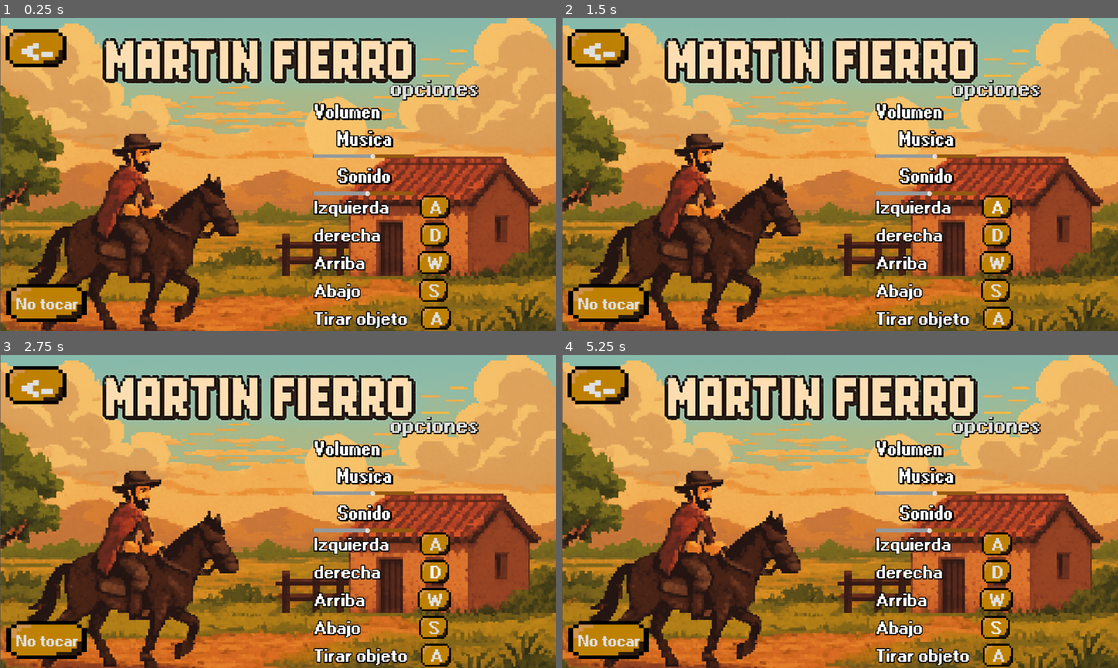
Above: before the commit, frames 1-4 (two rows, left to right).
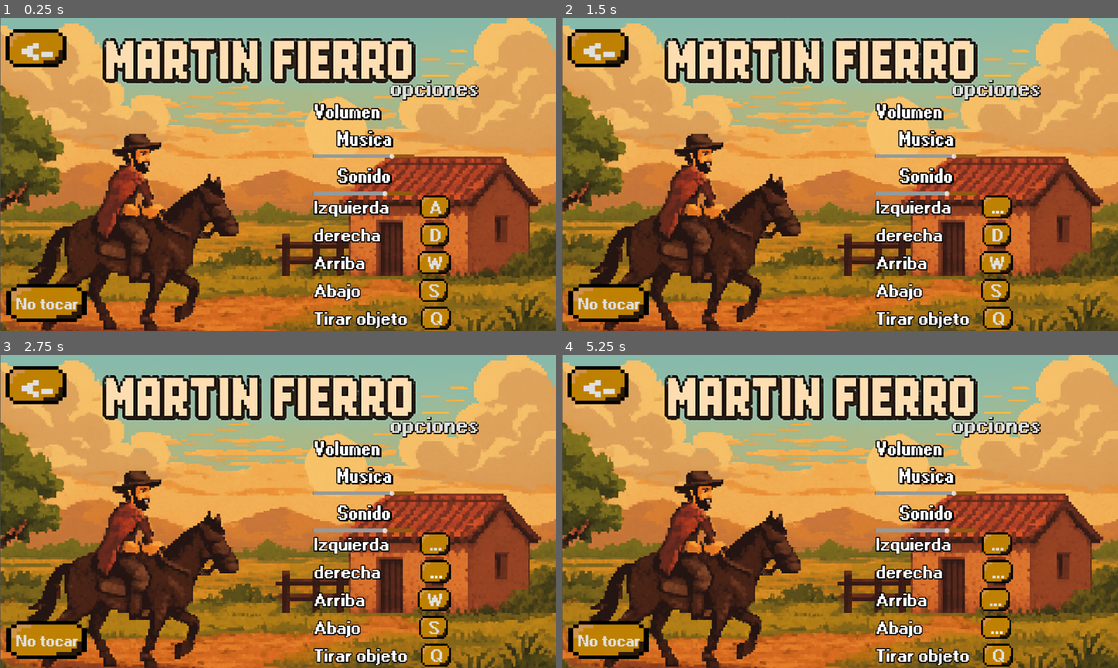
Above: after the commit, the same moments.

Repository: ODICRACK/JuegoMartinFierro
Game: Godot game, scene res://Ecenas/Menu.tscn
The game is run twice, just before and just after one commit, with the same random seed, the same clock (stepped at 60 frames per second) and the same inputs. Sound files missing from this copy of the repository are replaced by a short silence.
Inputs (mouse positions are in pixels of both pictures, inside the frame that each line leads up to):
- Up to frame 1 (0.25 s): no input
- Up to frame 2 (1.5 s): click "A" at 0.5 s; click (995, 205) at 1.25 s, where only the run after the commit has a clickable "..."
- Up to frame 3 (2.75 s): click "D" at 2 s
- Up to frame 4 (5.25 s): click (995, 570) at 2.75 s, where only the run after the commit has a clickable "..."; click "W" at 3.5 s; click (995, 599) at 4.25 s, where only the run after the commit has a clickable "..."; click "S" at 5 s

The runs differ from the first frame. In frame 1, 0.2% of the frame differs, in the area x 65-80%, y 43-98%; in frame 2, 0.2%; in frame 3, 0.3%; in frame 4, 0.6%, in the area x 65-82%, y 43-98%.

Commit message:
terminado de las funcionalidades de teclas y volumen, añadido de guardado del perfil de configuracion

Diff:
--- a/Ecenas/Menu.tscn
+++ b/Ecenas/Menu.tscn
@@ -1,22 +1,23 @@
-[gd_scene load_steps=30 format=3 uid="uid://cgfjemoqlmi4c"]
-
-[ext_resource type="Script" uid="uid://dj2bfxhryngup" path="res://Ecenas/menu.gd" id="1_l03gm"]
-[ext_resource type="Script" uid="uid://btsof2u5bukff" path="res://Ecenas/buttonContainer.gd" id="2_4y11p"]
+[gd_scene load_steps=31 format=3 uid="uid://cgfjemoqlmi4c"]
+
+[ext_resource type="Script" uid="uid://dj2bfxhryngup" path="res://Scrips/menu.gd" id="1_l03gm"]
+[ext_resource type="Script" uid="uid://btsof2u5bukff" path="res://Scrips/buttonContainer.gd" id="2_4y11p"]
 [ext_resource type="Texture2D" uid="uid://ntb6l5emx3f3" path="res://Sprites/pixilart-sprite (4).png" id="2_jxnki"]
 [ext_resource type="Texture2D" uid="uid://xr304ynpsl4y" path="res://Sprites/ChatGPT Image 10 sept 2025, 09_58_40 p.m..png" id="2_sp3bm"]
 [ext_resource type="FontFile" uid="uid://bjeipvuaso84k" path="res://Fuentes de texto/ari/ari-w9500-bold.ttf" id="3_4y11p"]
-[ext_resource type="Script" uid="uid://br4o3fo4ppcse" path="res://Ecenas/button_play.gd" id="5_jwk51"]
+[ext_resource type="Script" uid="uid://br4o3fo4ppcse" path="res://Scrips/button_play.gd" id="5_jwk51"]
 [ext_resource type="AudioStream" uid="uid://bb1m8qisdkneg" path="res://Sonidos/guitarra.wav" id="5_pl8sq"]
 [ext_resource type="AudioStream" uid="uid://bo85gkbjrcofn" path="res://Sonidos/guitarra3.wav" id="6_qe5y5"]
-[ext_resource type="Script" uid="uid://q6y37fsfhxpr" path="res://Ecenas/quitarJuego.gd" id="7_c7k86"]
+[ext_resource type="Script" uid="uid://q6y37fsfhxpr" path="res://Scrips/quitarJuego.gd" id="7_c7k86"]
 [ext_resource type="AudioStream" uid="uid://cvvmtq3ou05ir" path="res://Sonidos/guitarra2.wav" id="7_cxlyq"]
 [ext_resource type="AudioStream" uid="uid://bmqa2prjowc20" path="res://Sonidos/guitarra triste entrada.wav" id="9_7hgs6"]
 [ext_resource type="AudioStream" uid="uid://cwkncq8ha2fj1" path="res://Sonidos/817421__sergequadrado__lucky-guitar-sound.wav" id="9_jwk51"]
-[ext_resource type="Script" uid="uid://b7hkk70egcr43" path="res://Ecenas/fundidor.gd" id="11_7gcih"]
+[ext_resource type="Script" uid="uid://b7hkk70egcr43" path="res://Scrips/fundidor.gd" id="11_7gcih"]
 [ext_resource type="LabelSettings" uid="uid://b1amam61a18ec" path="res://Recursos/RecursosDeTexto/Titulos.tres" id="13_vk7wb"]
+[ext_resource type="Script" uid="uid://cfwa1ugjl2glq" path="res://Scrips/Opciones.gd" id="14_3q3hd"]
 [ext_resource type="LabelSettings" uid="uid://c7xl3dh7a486s" path="res://Recursos/RecursosDeTexto/SubTitulos.tres" id="14_dmw4f"]
 [ext_resource type="LabelSettings" uid="uid://ds8witkhs7v0u" path="res://Recursos/RecursosDeTexto/SubSubTitulo.tres" id="15_fpkfv"]
-[ext_resource type="Script" uid="uid://bv1a8si5x765y" path="res://Ecenas/Volumen.gd" id="15_qboup"]
+[ext_resource type="Script" uid="uid://bv1a8si5x765y" path="res://Scrips/Volumen.gd" id="15_qboup"]
 [ext_resource type="Texture2D" uid="uid://c7bobl4fbukm6" path="res://Sprites/boton.png" id="16_7hgs6"]
 
 [sub_resource type="StyleBoxFlat" id="StyleBoxFlat_c7k86"]
@@ -346,6 +347,7 @@
 offset_bottom = 442.0
 grow_horizontal = 2
 grow_vertical = 2
+script = ExtResource("14_3q3hd")
 
 [node name="opciones de lado" type="Control" parent="opciones"]
 layout_mode = 1
@@ -439,7 +441,7 @@
 label_settings = ExtResource("15_fpkfv")
 vertical_alignment = 1
 
-[node name="Button" type="Button" parent="opciones/opciones de lado/contenedorOpciones/teclas/tecla"]
+[node name="Izquierda" type="Button" parent="opciones/opciones de lado/contenedorOpciones/teclas/tecla"]
 layout_mode = 2
 theme_override_fonts/font = ExtResource("3_4y11p")
 theme_override_font_sizes/font_size = 45
@@ -450,6 +452,7 @@
 text = "A"
 icon_alignment = 1
 expand_icon = true
+metadata/ButtonId = 2
 
 [node name="tecla2" type="HBoxContainer" parent="opciones/opciones de lado/contenedorOpciones/teclas"]
 layout_mode = 2
@@ -461,7 +464,7 @@
 label_settings = ExtResource("15_fpkfv")
 vertical_alignment = 1
 
-[node name="Button" type="Button" parent="opciones/opciones de lado/contenedorOpciones/teclas/tecla2"]
+[node name="Derecha" type="Button" parent="opciones/opciones de lado/contenedorOpciones/teclas/tecla2"]
 layout_mode = 2
 theme_override_fonts/font = ExtResource("3_4y11p")
 theme_override_font_sizes/font_size = 45
@@ -472,6 +475,7 @@
 text = "D"
 icon_alignment = 1
 expand_icon = true
+metadata/ButtonId = 3
 
 [node name="tecla3" type="HBoxContainer" parent="opciones/opciones de lado/contenedorOpciones/teclas"]
 layout_mode = 2
@@ -483,7 +487,7 @@
 label_settings = ExtResource("15_fpkfv")
 vertical_alignment = 1
 
-[node name="Button" type="Button" parent="opciones/opciones de lado/contenedorOpciones/teclas/tecla3"]
+[node name="Arriba" type="Button" parent="opciones/opciones de lado/contenedorOpciones/teclas/tecla3"]
 layout_mode = 2
 theme_override_fonts/font = ExtResource("3_4y11p")
 theme_override_font_sizes/font_size = 45
@@ -494,6 +498,7 @@
 text = "W"
 icon_alignment = 1
 expand_icon = true
+metadata/ButtonId = 0
 
 [node name="tecla4" type="HBoxContainer" parent="opciones/opciones de lado/contenedorOpciones/teclas"]
 layout_mode = 2
@@ -505,7 +510,7 @@
 label_settings = ExtResource("15_fpkfv")
 vertical_alignment = 1
 
-[node name="Button" type="Button" parent="opciones/opciones de lado/contenedorOpciones/teclas/tecla4"]
+[node name="Abajo" type="Button" parent="opciones/opciones de lado/contenedorOpciones/teclas/tecla4"]
 layout_mode = 2
 theme_override_fonts/font = ExtResource("3_4y11p")
 theme_override_font_sizes/font_size = 45
@@ -516,6 +521,7 @@
 text = "S"
 icon_alignment = 1
 expand_icon = true
+metadata/ButtonId = 1
 
 [node name="tecla5" type="HBoxContainer" parent="opciones/opciones de lado/contenedorOpciones/teclas"]
 layout_mode = 2
@@ -527,7 +533,7 @@
 label_settings = ExtResource("15_fpkfv")
 vertical_alignment = 1
 
-[node name="Button" type="Button" parent="opciones/opciones de lado/contenedorOpciones/teclas/tecla5"]
+[node name="Tirar" type="Button" parent="opciones/opciones de lado/contenedorOpciones/teclas/tecla5"]
 layout_mode = 2
 theme_override_fonts/font = ExtResource("3_4y11p")
 theme_override_font_sizes/font_size = 45
@@ -535,9 +541,10 @@
 theme_override_styles/hover = SubResource("StyleBoxTexture_qboup")
 theme_override_styles/pressed = SubResource("StyleBoxTexture_qboup")
 theme_override_styles/normal = SubResource("StyleBoxTexture_qboup")
-text = "A"
-icon_alignment = 1
-expand_icon = true
+text = "Q"
+icon_alignment = 1
+expand_icon = true
+metadata/ButtonId = 4
 
 [node name="retroceder" type="Button" parent="opciones"]
 layout_mode = 0
--- /dev/null
+++ b/Scrips/Opciones.gd
@@ -0,0 +1,53 @@
+extends Control
+
+@onready var button_actions = {
+	"Arriba": $"opciones de lado/contenedorOpciones/teclas/tecla3/Arriba",
+	"Abajo": $"opciones de lado/contenedorOpciones/teclas/tecla4/Abajo",
+	"Izq": $"opciones de lado/contenedorOpciones/teclas/tecla/Izquierda",
+	"Dere": $"opciones de lado/contenedorOpciones/teclas/tecla2/Derecha",
+	"Tirar": $"opciones de lado/contenedorOpciones/teclas/tecla5/Tirar"
+}
+var waiting_for_key: String = ""
+
+func _ready():
+	# Conectar todos los botones a la misma función
+	for action_name in button_actions.keys():
+		button_actions[action_name].pressed.connect(func(): _on_button_pressed(action_name))
+		# Inicializar texto con la tecla actual
+		button_actions[action_name].text = ConfigManager.get_control(action_name)
+
+func _on_button_pressed(action_name: String) -> void:
+	waiting_for_key = action_name
+	button_actions[action_name].text = "..." # feedback visual
+
+func _input(event: InputEvent) -> void:
+	if waiting_for_key == "":
+		return
+
+	if event is InputEventKey and event.pressed and not event.echo:
+		var keycode = event.physical_keycode
+		if keycode == 0:
+			return
+
+		var key_string = OS.get_keycode_string(keycode).to_upper()
+
+		# Actualizar botón y guardar en JSON
+		button_actions[waiting_for_key].text = key_string
+		ConfigManager.set_control(waiting_for_key, key_string)
+
+		# Reset
+		waiting_for_key = ""
+
+func _replace_action_key(action_name: String, new_keycode: Key) -> void:
+	for ev in InputMap.action_get_events(action_name):
+		InputMap.action_erase_event(action_name, ev)
+
+	var new_event := InputEventKey.new()
+	new_event.physical_keycode = new_keycode
+	InputMap.action_add_event(action_name, new_event)
+
+func _get_first_key_for_action(action_name: String) -> String:
+	var events = InputMap.action_get_events(action_name)
+	if events.size() > 0 and events[0] is InputEventKey:
+		return OS.get_keycode_string(events[0].physical_keycode).to_upper()
+	return "NONE"
--- a/Ecenas/Volumen.gd
+++ b/Scrips/Volumen.gd
@@ -5,15 +5,16 @@
 
 func _ready():
 	# Inicializar sliders con valores actuales de los buses
-	slider_music.value = AudioServer.get_bus_volume_db(AudioServer.get_bus_index("Music"))
-	slider_sfx.value = AudioServer.get_bus_volume_db(AudioServer.get_bus_index("SFX"))
-
+	slider_music.value = ConfigManager.get_volume_music_db()
+	slider_sfx.value = ConfigManager.get_volume_sfx_db()
 	# Conectar señales
 	#slider_music.value_changed.connect(_on_music_volume_changed)
 	#slider_sfx.value_changed.connect(_on_sfx_volume_changed)
 
 func _on_music_volume_changed(value: float) -> void:
 	AudioServer.set_bus_volume_db(AudioServer.get_bus_index("Music"), value)
+	ConfigManager.set_volume_music_db(slider_music.value)
 
 func _on_sfx_volume_changed(value: float) -> void:
 	AudioServer.set_bus_volume_db(AudioServer.get_bus_index("SFX"), value)
+	ConfigManager.set_volume_sfx_db(slider_sfx.value)
--- /dev/null
+++ b/ScripsGlobales/config_manager.gd
@@ -0,0 +1,88 @@
+extends Node
+var config_file_path := "user://config.json"
+var settings := {
+	"audio": {
+		"Music": 0.0,  # Volumen música en dB
+		"SFX": 0.0     # Volumen efectos en dB
+	},
+	"controls": {
+		"Arriba": "W",
+		"Abajo": "S",
+		"Izq": "A",
+		"Dere": "D",
+		"Tirar": "Q"
+	}
+}
+
+func _ready() -> void:
+	load_config()
+	_apply_audio()
+	_apply_controls()
+
+# ----------------------
+# 🔹 Guardar y cargar JSON
+# ----------------------
+func save_config() -> void:
+	var file := FileAccess.open(config_file_path, FileAccess.WRITE)
+	if file:
+		file.store_string(JSON.stringify(settings, "\t"))
+		file.close()
+
+func load_config() -> void:
+	if not FileAccess.file_exists(config_file_path):
+		save_config() # Crear por defecto si no existe
+		return
+
+	var file := FileAccess.open(config_file_path, FileAccess.READ)
+	if file:
+		var data = JSON.parse_string(file.get_as_text())
+		if typeof(data) == TYPE_DICTIONARY:
+			settings = data
+		file.close()
+
+# ----------------------
+# 🔹 Audio
+# ----------------------
+func set_volume_music_db(value: float) -> void:
+	settings.audio.Music = value
+	AudioServer.set_bus_volume_db(AudioServer.get_bus_index("Music"), value)
+	save_config()
+
+func set_volume_sfx_db(value: float) -> void:
+	settings.audio.SFX = value
+	AudioServer.set_bus_volume_db(AudioServer.get_bus_index("SFX"), value)
+	save_config()
+
+func get_volume_music_db() -> float:
+	return settings.audio.Music
+
+func get_volume_sfx_db() -> float:
+	return settings.audio.SFX
+
+func _apply_audio() -> void:
+	AudioServer.set_bus_volume_db(AudioServer.get_bus_index("Music"), settings.audio.Music)
+	AudioServer.set_bus_volume_db(AudioServer.get_bus_index("SFX"), settings.audio.SFX)
+
+# ----------------------
+# 🔹 Controles
+# ----------------------
+func set_control(action_name: String, key_str: String) -> void:
+	settings.controls[action_name] = key_str
+	_update_input_map(action_name, key_str)
+	save_config()
+
+func get_control(action_name: String) -> String:
+	return settings.controls.get(action_name, "")
+
+func _apply_controls() -> void:
+	for action_name in settings.controls.keys():
+		_update_input_map(action_name, settings.controls[action_name])
+
+func _update_input_map(action_name: String, key_str: String) -> void:
+	# Limpiar acción previa
+	InputMap.action_erase_events(action_name)
+
+	# Convertir string a keycode
+	var ev := InputEventKey.new()
+	ev.physical_keycode = OS.find_keycode_from_string(key_str)
+	InputMap.action_add_event(action_name, ev)
--- a/project.godot
+++ b/project.godot
@@ -16,6 +16,14 @@
 run/max_fps=60
 config/icon="res://icon.svg"
 
+[audio]
+
+buses/default_bus_layout="res://SistemaSonido/default_bus_layout.tres"
+
+[autoload]
+
+ConfigManager="*res://ScripsGlobales/config_manager.gd"
+
 [display]
 
 window/size/viewport_width=1280
@@ -25,6 +33,34 @@
 window/stretch/mode="viewport"
 window/stretch/aspect="ignore"
 
+[input]
+
+Arriba={
+"deadzone": 0.2,
+"events": [Object(InputEventKey,"resource_local_to_scene":false,"resource_name":"","device":-1,"window_id":0,"alt_pressed":false,"shift_pressed":false,"ctrl_pressed":false,"meta_pressed":false,"pressed":false,"keycode":0,"physical_keycode":87,"key_label":0,"unicode":119,"location":0,"echo":false,"script":null)
+]
+}
+Abajo={
+"deadzone": 0.2,
+"events": [Object(InputEventKey,"resource_local_to_scene":false,"resource_name":"","device":-1,"window_id":0,"alt_pressed":false,"shift_pressed":false,"ctrl_pressed":false,"meta_pressed":false,"pressed":false,"keycode":0,"physical_keycode":83,"key_label":0,"unicode":115,"location":0,"echo":false,"script":null)
+]
+}
+Izq={
+"deadzone": 0.2,
+"events": [Object(InputEventKey,"resource_local_to_scene":false,"resource_name":"","device":-1,"window_id":0,"alt_pressed":false,"shift_pressed":false,"ctrl_pressed":false,"meta_pressed":false,"pressed":false,"keycode":0,"physical_keycode":65,"key_label":0,"unicode":97,"location":0,"echo":false,"script":null)
+]
+}
+Dere={
+"deadzone": 0.2,
+"events": [Object(InputEventKey,"resource_local_to_scene":false,"resource_name":"","device":-1,"window_id":0,"alt_pressed":false,"shift_pressed":false,"ctrl_pressed":false,"meta_pressed":false,"pressed":false,"keycode":0,"physical_keycode":68,"key_label":0,"unicode":100,"location":0,"echo":false,"script":null)
+]
+}
+Tirar={
+"deadzone": 0.2,
+"events": [Object(InputEventKey,"resource_local_to_scene":false,"resource_name":"","device":-1,"window_id":0,"alt_pressed":false,"shift_pressed":false,"ctrl_pressed":false,"meta_pressed":false,"pressed":false,"keycode":0,"physical_keycode":81,"key_label":0,"unicode":113,"location":0,"echo":false,"script":null)
+]
+}
+
 [rendering]
 
 textures/canvas_textures/default_texture_filter=0
Not shown, added: Scrips/Opciones.gd.uid
Renamed: Ecenas/Volumen.gd.uid -> Scrips/Volumen.gd.uid
Renamed: Ecenas/botonesPrincipales.gd -> Scrips/botonesPrincipales.gd
Renamed: Ecenas/botonesPrincipales.gd.uid -> Scrips/botonesPrincipales.gd.uid
Renamed: Ecenas/buttonContainer.gd -> Scrips/buttonContainer.gd
Renamed: Ecenas/buttonContainer.gd.uid -> Scrips/buttonContainer.gd.uid
Renamed: Ecenas/button_play.gd -> Scrips/button_play.gd
Renamed: Ecenas/button_play.gd.uid -> Scrips/button_play.gd.uid
Renamed: Ecenas/efectos.gd -> Scrips/efectos.gd
Renamed: Ecenas/efectos.gd.uid -> Scrips/efectos.gd.uid
Renamed: Ecenas/fundidor.gd -> Scrips/fundidor.gd
Renamed: Ecenas/fundidor.gd.uid -> Scrips/fundidor.gd.uid
(and 6 more such lines)
